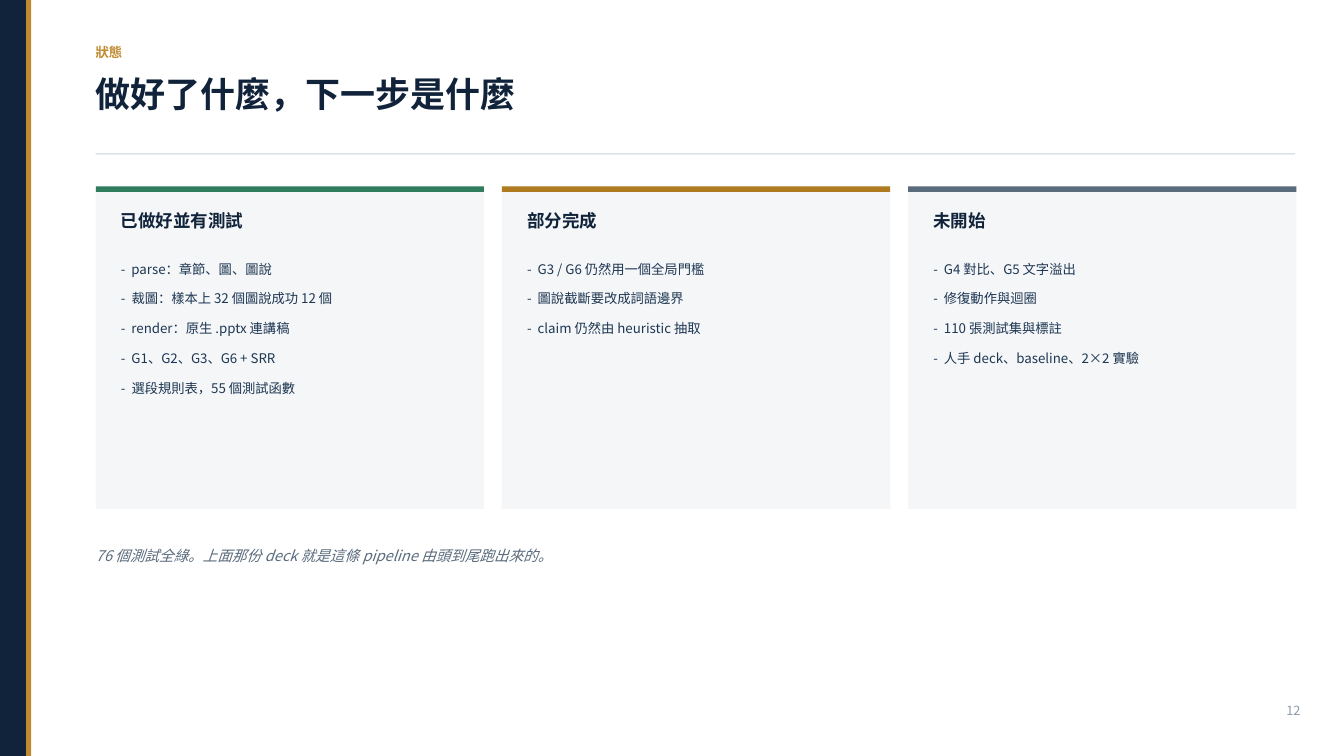
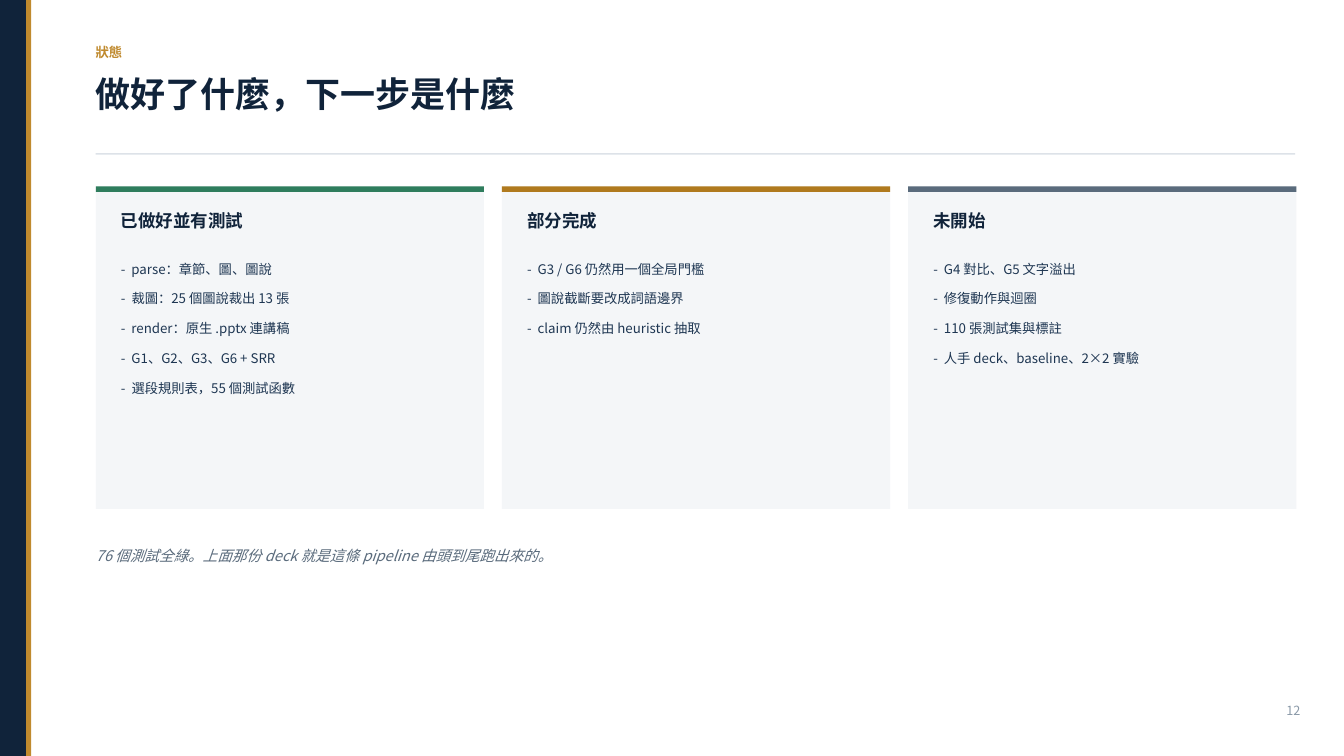
Before and after one commit to Mizuki0215/capstone-ppt-agent, a slide deck: slide 12 of deck/progress_deck_zh.pptx. Drawn at 1344x756 pixels with LibreOffice and Linux fonts; fonts in the diff are those of the drawing. Boxes give left, top, right and bottom in pixels: in the first picture for what was removed or moved away, otherwise in the second. Text is boxed around its words. In the diff, an @@ line names an element or a change of style, - is before the commit and + after.

```diff
--- a/deck/progress_deck_zh.pptx
+++ b/deck/progress_deck_zh.pptx
@@ text at (132, 292, 289, 304): text changed @@
-- 裁圖：樣本上 32 個圖說成功 12 個
+- 裁圖：25 個圖說裁出 13 張
```
Also in this commit, not shown: 2 other slides changed, 19 other files.
